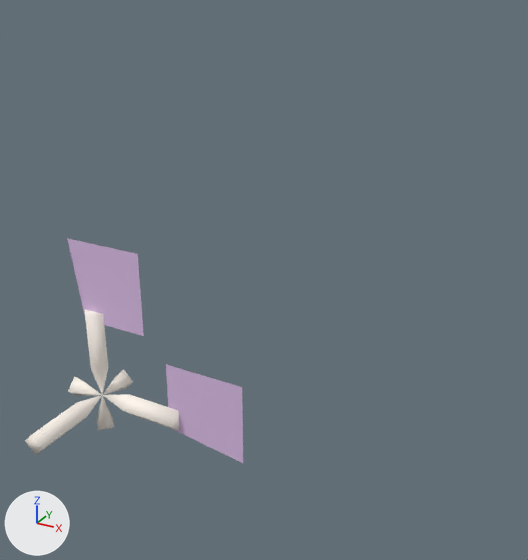
Before and after pictures for a commit that changed the Blender file models/hammer/vgui_arrows.blend.
One viewpoint serves both versions: a 50 mm lens placed at (38.1, -40.4, 34.4), pointed at (16.2, -0.6, 14.4). Lighting does not change. The marker at lower left points along +X, +Y and +Z.

Names of what the first picture shows: 'vgui_arrows_ref'.
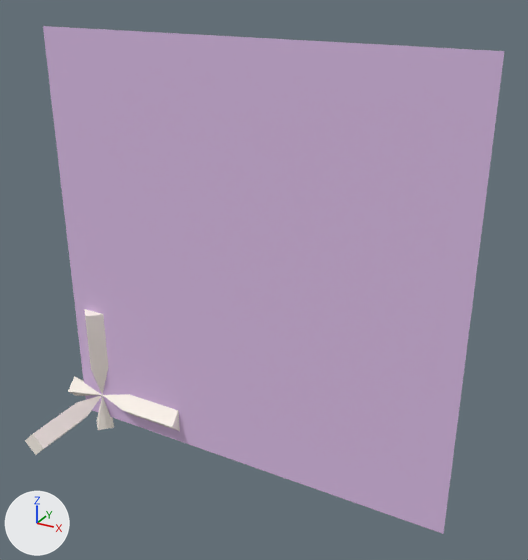
Boxes (x1, y1, x2, y2) around the edits, measured in the pictures (528 x 560 px):
'vgui_arrows_ref', reshaped, modifiers changed (120% wider, 125% taller): before (25, 238, 243, 463); after (25, 26, 505, 534)
part 1 of me_vgui_arrows_ref, cut back: before (25, 309, 180, 455); after (25, 26, 505, 534)

Diff of the bpy script that builds the scene:
```diff
--- a/models/hammer/vgui_arrows.blend.py
+++ b/models/hammer/vgui_arrows.blend.py
@@ me_vgui_arrows_ref @@
 # used by ob_vgui_arrows_ref; location = (0.0, 0.0, 0.0)
-me_vgui_arrows_ref.from_pydata(...)  # 45 vertices, 64 faces; spans x -3.0..14.0, y -8.0..3.0, z -3.0..14.0
+me_vgui_arrows_ref.from_pydata(...)  # 42 vertices, 43 faces; spans x -3.0..30.0, y -8.0..3.0, z -3.0..30.0
+# me_vgui_arrows_ref part 1
+# 40 faces are deleted
+# 5 vertices are added at (-2.0, 0.0, -2.0), (30.0, 0.0, -2.0), (-2.0, 0.0, 30.0), (30.0, 0.0, 30.0), (0.0, 0.0, 0.0)
+# 22 new faces join them, mat_axis_helper (its picture is missing), smooth
+# 1 new face joins them, mat_vgui_arrows (its picture is missing)
 me_vgui_arrows_ref.materials.append(mat_vgui_arrows)
@@ ob_vgui_arrows_ref @@
 ob_vgui_arrows_ref.location = (0.0, 0.0, 0.0)
+_m = ob_vgui_arrows_ref.modifiers.new('EdgeSplit', 'EDGE_SPLIT')
```
